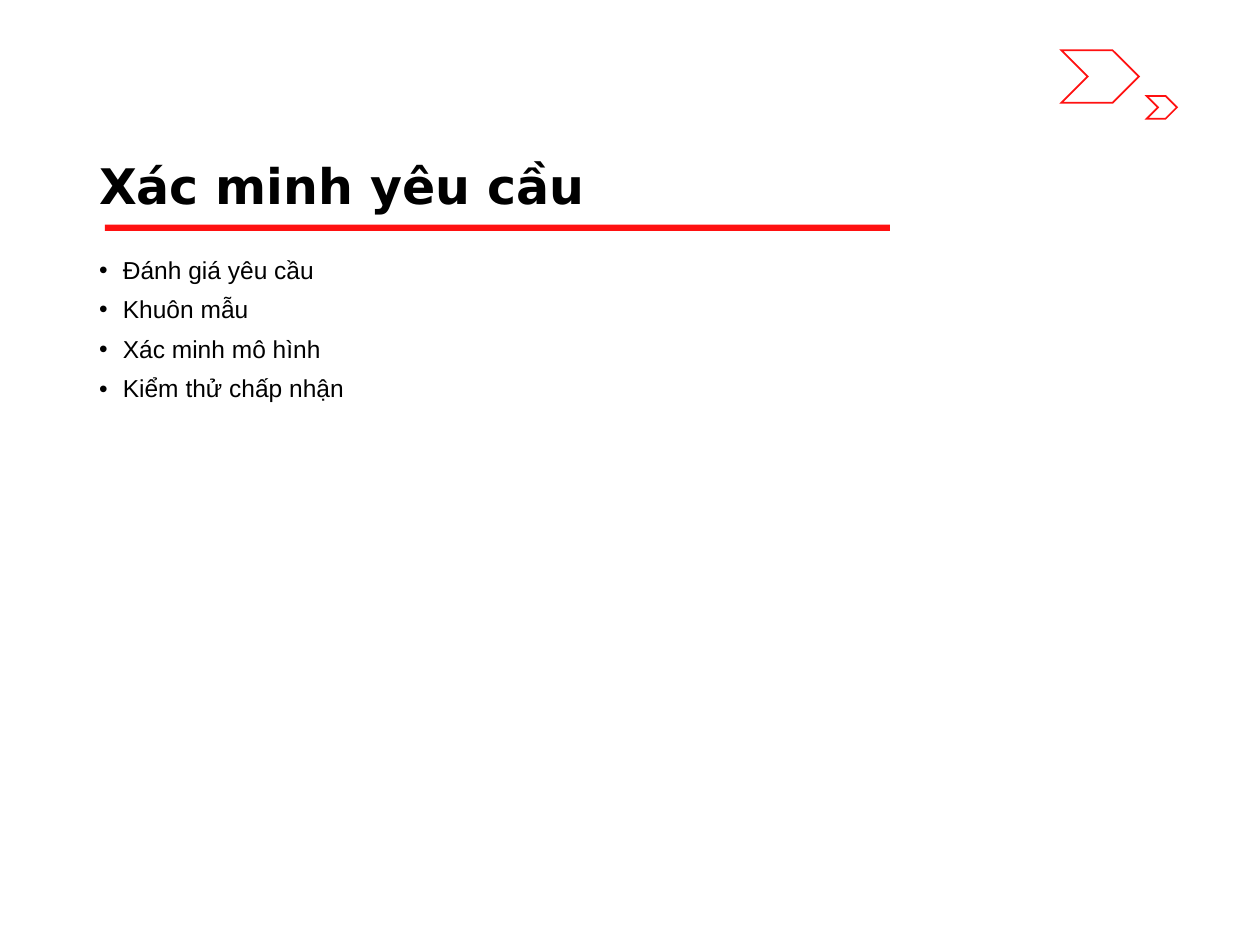
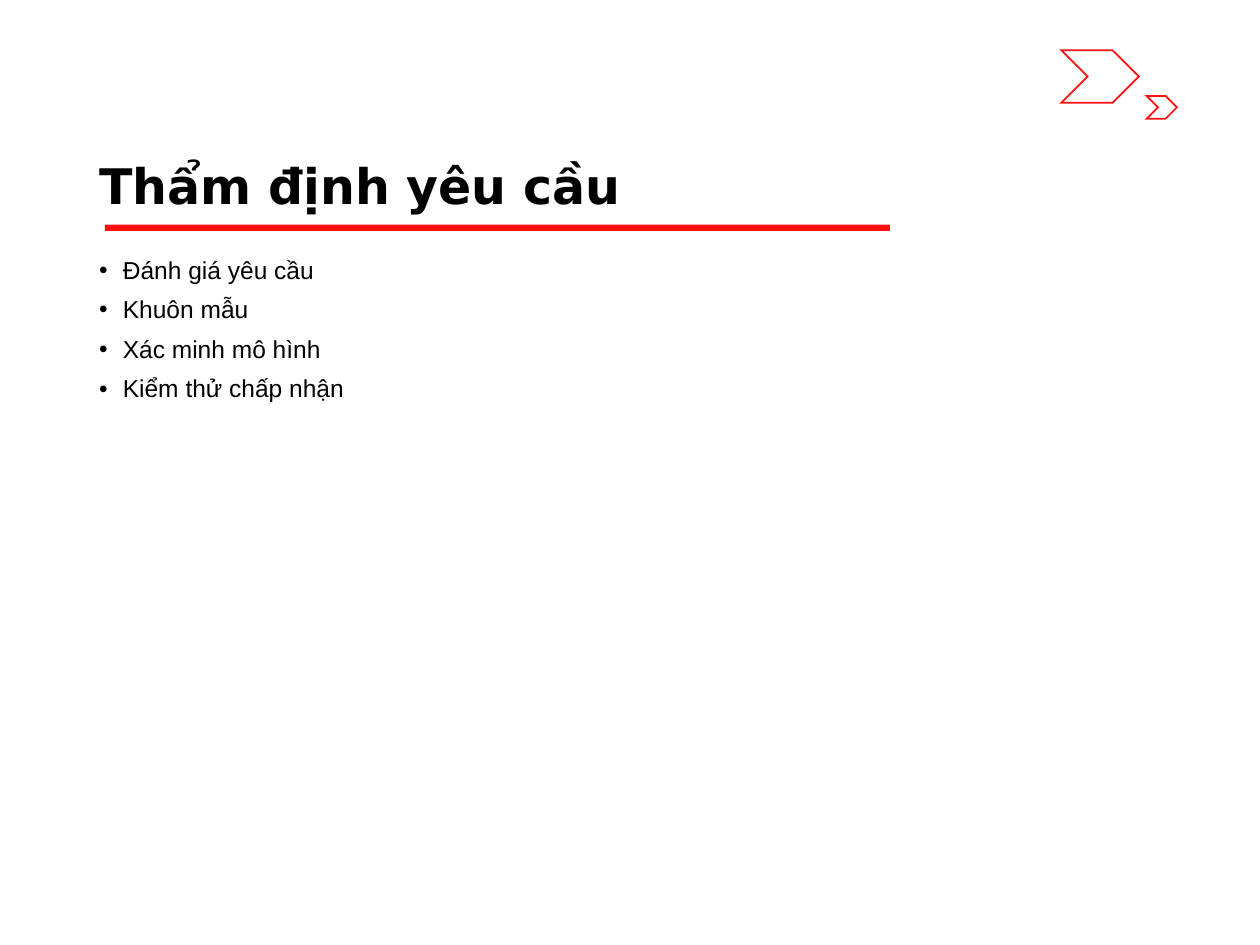
Before and after one commit to riverspart/uet-adv-sw-engineering, a slide deck: slide 8 of slide/dev/chapter_1/slide.pptx. Drawn at 1260x945 pixels with LibreOffice and Linux fonts; fonts in the diff are those of the drawing. Boxes give left, top, right and bottom in pixels: in the first picture for what was removed or moved away, otherwise in the second. Text is boxed around its words. In the diff, an @@ line names an element or a change of style, - is before the commit and + after.

```diff
--- a/slide/dev/chapter_1/slide.pptx
+++ b/slide/dev/chapter_1/slide.pptx
@@ title at (99, 164, 621, 215): text changed @@
-Xác minh yêu cầu
+Thẩm định yêu cầu
```
Also in this commit, not shown: 1 other slide changed.
